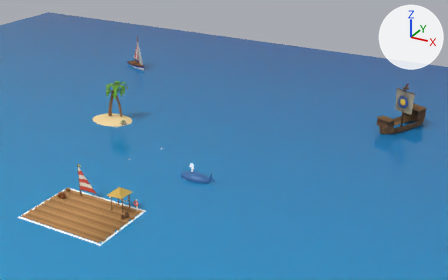
Two versions of the Blender file environments/ocean.blend, one commit apart.
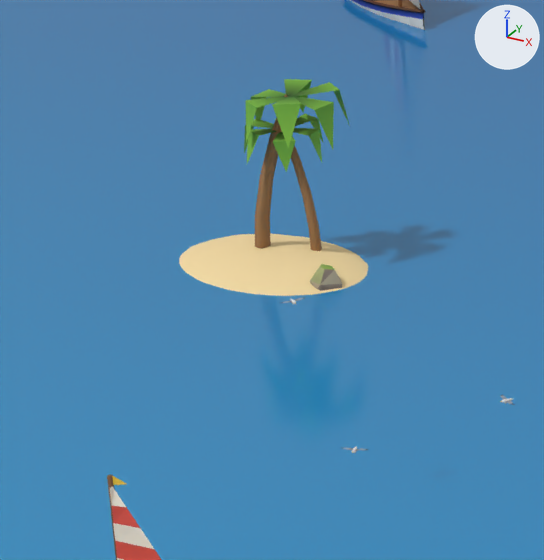
Each version appears first whole from a camera (50 mm lens) standing at (52.2, -54.5, 42.9) and looking at (4.8, 31.7, -0.1), and next in a close-up on the part from 12% to 38% of the width and 23% to 65% of the height. Every picture has the same lights, and +X, +Y and +Z are marked at upper right. The first two pictures are the older version.

In view in the first close-up: 'FarSail', 'Island', 'IslandPalm', 'IslandPalm2', 'Sail', 'Sea' and 6 more.
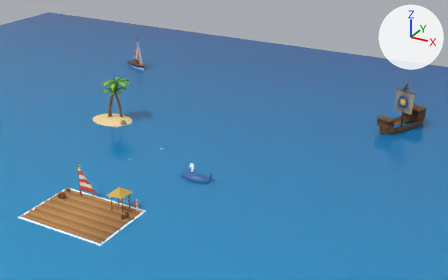
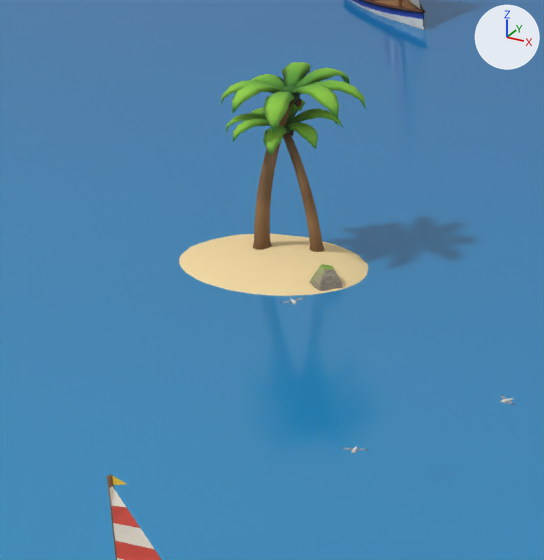
The change in detail:
me_palmtree_lod1 is used by ob_islandpalm; location (-18.5, 30.0, 0.28); rotation (1.571, 0.0, 0.524), in degrees (90, 0, 30).
me_palmtree_lod1 had 62 vertices, 50 faces and spanned x -0.32..3.53, y -0.22..6.45, z -2.62..1.79.
me_palmtree_lod1 now has 607 vertices, 1162 faces and spans x -1.24..4.35, y -0.25..7.09, z -3.26..2.42.
me_palmtree_lod1 part 1: a new loose piece, a UV sphere (10 segments, 6 rings, poles along y) spanning x 1.04..1.84, y 5.91..6.59, z -0.9..-0.06, in mat_propvertexmat.
me_palmtree_lod1 part 2: a new loose piece, a UV sphere (8 segments, 5 rings, poles along y) spanning x 1.58..1.9, y 5.79..6.17, z -0.61..-0.29, in mat_propvertexmat.
me_palmtree_lod1 part 3: a new loose piece of 44 vertices spanning x 0.98..2.08, y 6.08..6.97, z -3.26..-0.5, in mat_propvertexmat.
me_palmtree_lod1 part 4: a new loose piece of 44 vertices spanning x -0.37..1.43, y 5.68..6.69, z -2.41..-0.49, in mat_propvertexmat.
me_palmtree_lod1 part 5: a new loose piece of 44 vertices spanning x -1.24..1.43, y 5.82..6.8, z -1.0..0.11, in mat_propvertexmat.
me_palmtree_lod1 part 6: a new loose piece of 44 vertices spanning x -0.47..1.43, y 6.23..7.09, z -0.46..1.69, in mat_propvertexmat.
me_palmtree_lod1 part 7: a new loose piece of 44 vertices spanning x 0.77..1.86, y 5.71..6.81, z -0.47..2.42, in mat_propvertexmat.
me_palmtree_lod1 part 8: a new loose piece of 44 vertices spanning x 1.45..3.6, y 5.99..7.01, z -0.47..1.81, in mat_propvertexmat.
me_palmtree_lod1 part 9: a new loose piece of 44 vertices spanning x 1.45..4.35, y 5.63..6.78, z -1.03..0.08, in mat_propvertexmat.
me_palmtree_lod1 part 10: a new loose piece of 44 vertices spanning x 1.45..3.54, y 5.84..6.87, z -2.59..-0.49, in mat_propvertexmat.
me_palmtree_lod1 part 11: 6 loose pieces with 18 vertices, spanning x -0.21..3.53, y 4.41..6.45, z -2.62..1.79, are deleted.
me_palmtree_lod1 part 12: 43 vertices removed from x -0.32..3.33, y -0.22..6.45, z -2.15..1.23; 100 vertices added at x -0.43..1.62, y -0.25..6.31, z -0.67..0.45.
Other edits to the shape of me_palmtree_lod1 do not show in these pictures.

What differs and where, as boxes (x1, y1, x2, y2) in the close-ups (544 x 560 px):
'IslandPalm', reshaped (39% wider, 11% taller)
    before: (246, 79, 350, 249)
    after: (221, 62, 366, 250)
'IslandPalm2', reshaped (48% wider, 10% taller)
    before: (244, 113, 323, 251)
    after: (226, 100, 343, 252)
part 1 of me_palmtree_lod1, added
    after: (282, 86, 300, 134)
part 2 of me_palmtree_lod1, added
    after: (294, 98, 302, 107)
part 3 of me_palmtree_lod1, added
    after: (233, 62, 311, 142)
part 4 of me_palmtree_lod1, added (green)
    after: (252, 74, 287, 156)
part 5 of me_palmtree_lod1, added
    after: (221, 80, 318, 149)
part 6 of me_palmtree_lod1, added (green)
    after: (232, 83, 343, 128)
part 7 of me_palmtree_lod1, added (green)
    after: (263, 91, 338, 133)
part 8 of me_palmtree_lod1, added (green)
    after: (287, 85, 339, 121)
part 9 of me_palmtree_lod1, added
    after: (251, 80, 366, 117)
part 10 of me_palmtree_lod1, added
    after: (226, 68, 350, 133)
part 11 of me_palmtree_lod1, deleted (green)
    before: (244, 80, 350, 172)
part 12 of me_palmtree_lod1, built on
    before: (246, 79, 339, 251)
    after: (253, 104, 324, 252)
